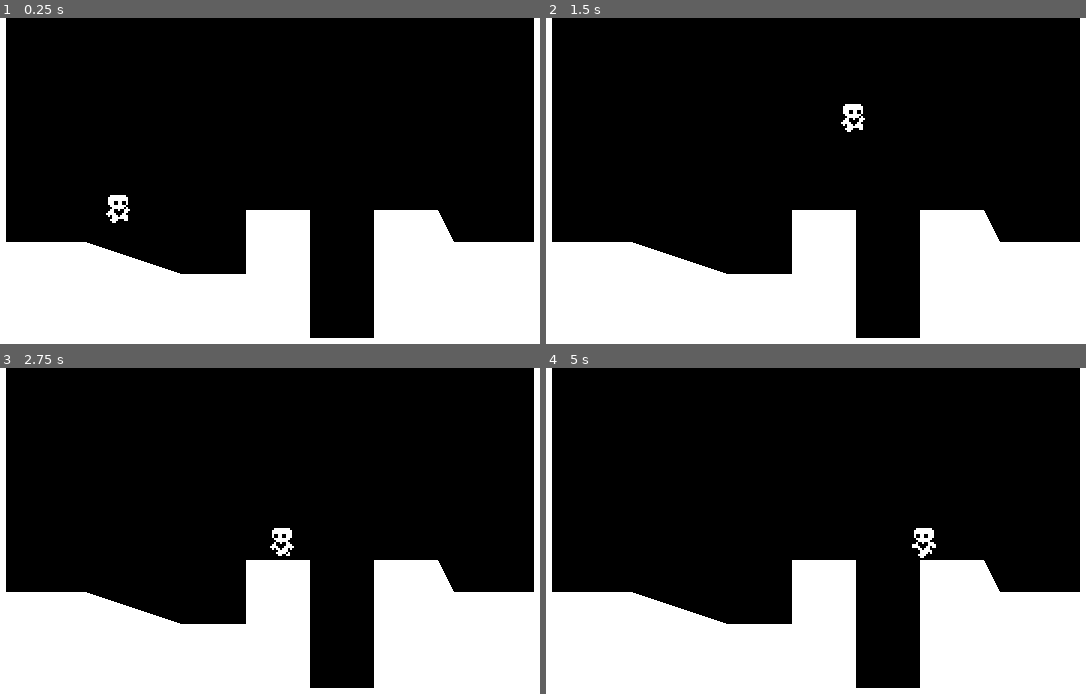
Above: before the commit, frames 1-4 (two rows, left to right).
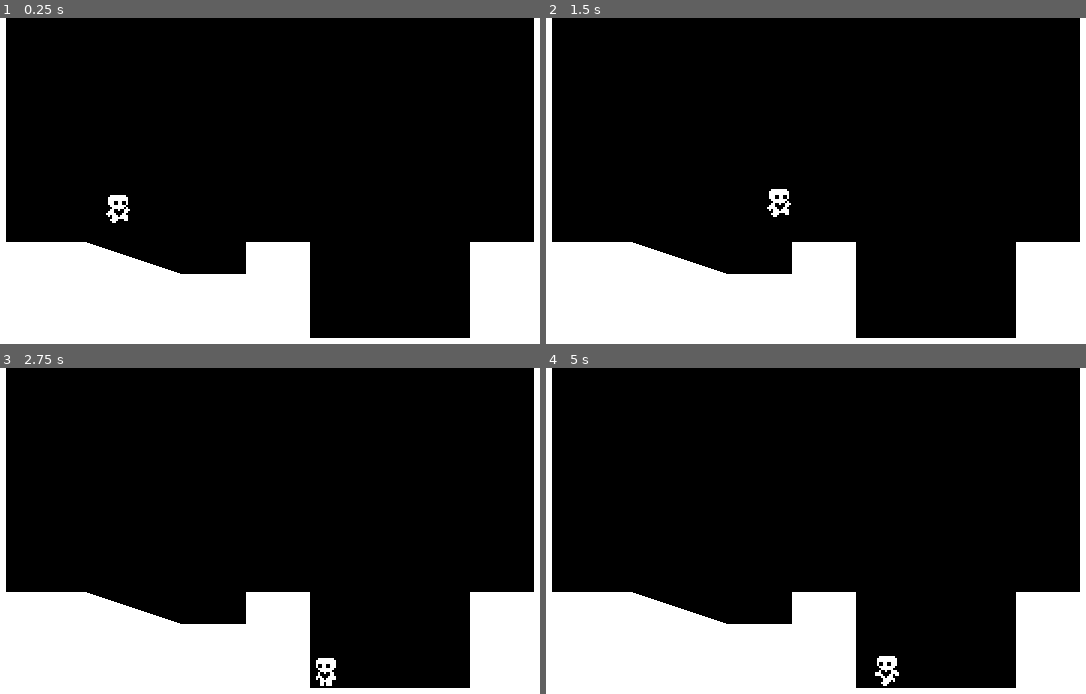
Above: after the commit, the same moments.

Repository: rickywid/Godot-Heart-Platformer
Game: Godot game, scene res://world.tscn
Same seed, same stepped clock (60 frames per second), same inputs: the game is played once before the commit and once after it.
Inputs:
- Up to frame 1 (0.25 s): no input
- Up to frame 2 (1.5 s): hold Right (ui_right) from 0.53 s (still down); tap Up (ui_up) at 0.6, 0.77, 1.07, 1.35 s
- Up to frame 3 (2.75 s): tap Up (ui_up) at 1.52, 1.82, 2.1 s; release Right (ui_right) at 2.03 s; hold Left (ui_left) from 2.03 s (still down)
- Up to frame 4 (5 s): release Left (ui_left) at 2.78 s; hold Right (ui_right) 2.78-4.28 s; tap Up (ui_up) at 2.85, 3.02, 3.32, 3.6, 3.77, 4.07, 4.35, 4.52, 4.82 s; hold Left (ui_left) from 4.28 s (still down)

The runs differ from the first frame. In frame 1, 7.7% of the frame differs, in the area x 45-88%, y 58-99%; in frame 2, 8.1%, in the area x 40-88%, y 26-99%; in frame 3, 8.1%; in frame 4, 8.1%.

Commit message:
add coyote jump functionality

Diff:
--- a/player.gd
+++ b/player.gd
@@ -1,13 +1,14 @@
 extends CharacterBody2D
 
 const SPEED = 100.0
-const ACCELERATION = 5000.0
-const FRICTION = 5000.0
-const JUMP_VELOCITY = -400.0
+const ACCELERATION = 350.0
+const FRICTION = 300.0
+const JUMP_VELOCITY = -300.0
 
 # Get the gravity from the project settings to be synced with RigidBody nodes.
 var gravity = ProjectSettings.get_setting("physics/2d/default_gravity")
 @onready var animated_sprite_2d = $AnimatedSprite2D
+@onready var coyote_jump_timer = $CoyoteJumpTimer
 
 func _physics_process(delta):
 	var input_axis = Input.get_axis("ui_left", "ui_right")
@@ -17,17 +18,22 @@
 	apply_friction(input_axis, delta)
 	handle_acceleration(input_axis, delta)
 	updated_animations(input_axis)
+	var was_on_floor = is_on_floor()
 	move_and_slide()
+	var just_left_ledge = was_on_floor and not is_on_floor() and velocity.y >= 0
+
+	if just_left_ledge:
+		coyote_jump_timer.start()
 
 func apply_gravity(delta):
 		if not is_on_floor():
 			velocity.y += gravity * delta
 
 func handle_jump():
-	if is_on_floor():
-		if Input.is_action_just_pressed("ui_up") and is_on_floor() :
+	if is_on_floor() or coyote_jump_timer.time_left > 0.0:
+		if Input.is_action_just_pressed("ui_up"):
 			velocity.y = JUMP_VELOCITY
-	else:
+	if not is_on_floor():
 		if Input.is_action_just_released("ui_up") and velocity.y < JUMP_VELOCITY / 2:
 			velocity.y = JUMP_VELOCITY / 2
 
--- a/player.tscn
+++ b/player.tscn
@@ -93,3 +93,7 @@
 position = Vector2(0, -10)
 sprite_frames = SubResource("SpriteFrames_6l87o")
 animation = &"jump"
+
+[node name="CoyoteJumpTimer" type="Timer" parent="."]
+wait_time = 0.1
+one_shot = true
--- a/world.tscn
+++ b/world.tscn
@@ -9,7 +9,7 @@
 [node name="StaticBody2D" type="StaticBody2D" parent="."]
 
 [node name="CollisionPolygon2D" type="CollisionPolygon2D" parent="StaticBody2D"]
-polygon = PackedVector2Array(0, 0, 24, 0, 24, 112, 64, 112, 112, 128, 144, 128, 144, 96, 176, 96, 176, 160, 208, 160, 208, 96, 240, 96, 248, 112, 288, 112, 288, 0, 320, 0, 320, 184, 0, 184)
+polygon = PackedVector2Array(0, 0, 24, 0, 24, 112, 64, 112, 112, 128, 144, 128, 144, 112, 176, 112, 176, 160, 256, 160, 256, 112, 288, 112, 288, 0, 320, 0, 320, 184, 0, 184)
 
 [node name="Polygon2D" type="Polygon2D" parent="StaticBody2D/CollisionPolygon2D"]
 
